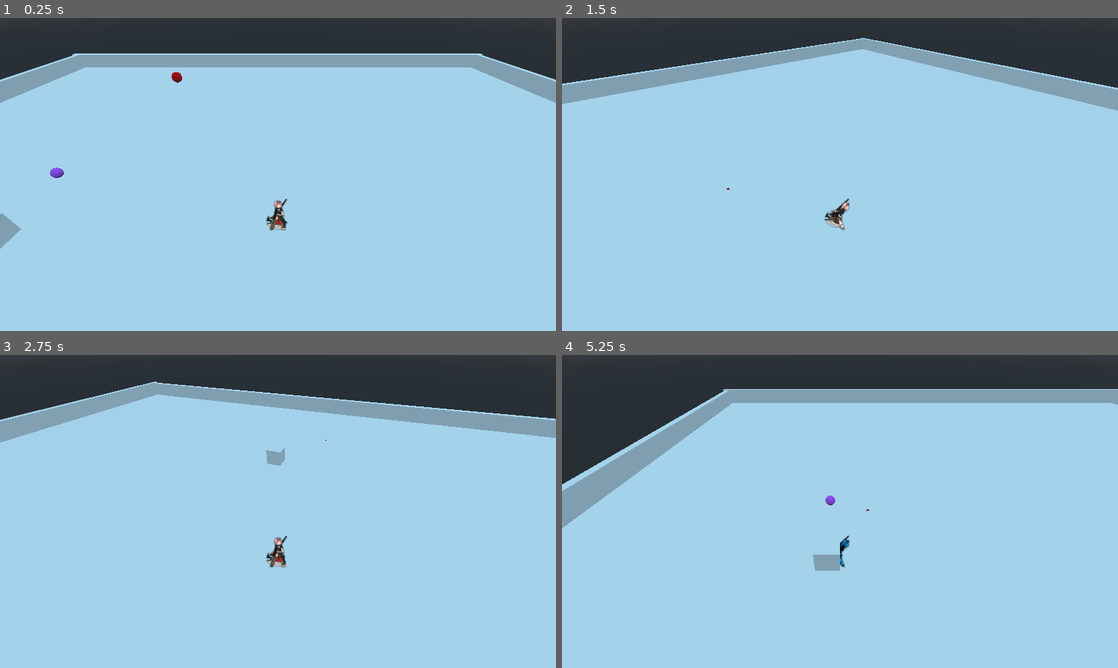
Above: before the commit, frames 1-4 (two rows, left to right).
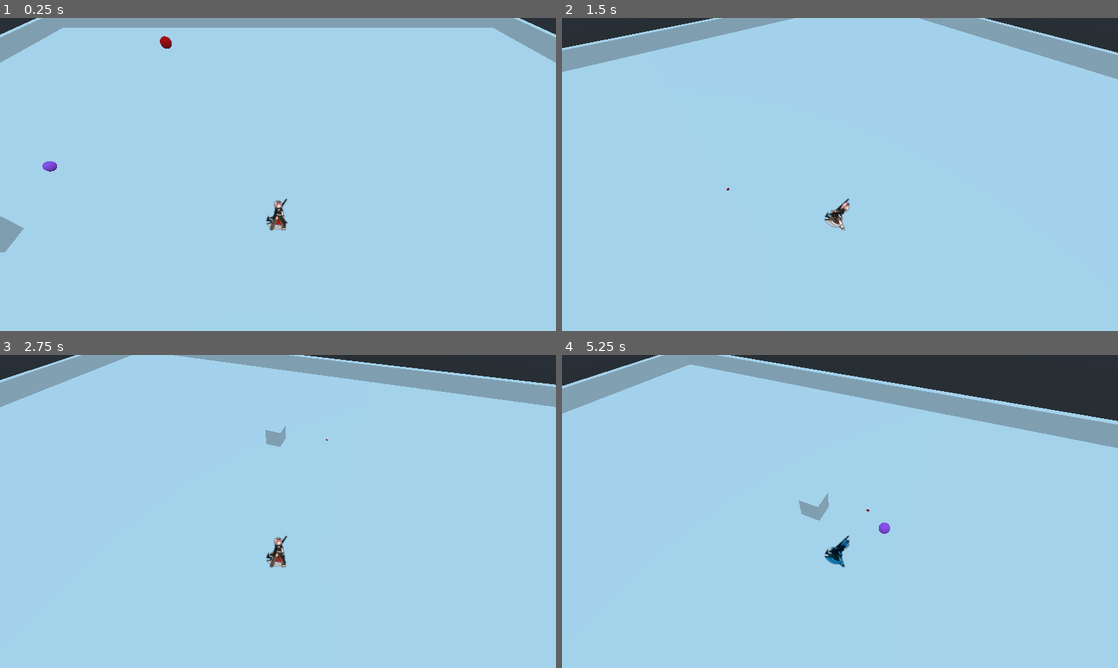
Above: after the commit, the same moments.

Repository: jeyao14/ProjectAeronautica
Game: Godot game, scene res://World/Spatial.tscn
Same seed, same stepped clock (60 frames per second), same inputs: the game is played once before the commit and once after it.
Inputs (mouse positions are in pixels of both pictures, inside the frame that each line leads up to):
- Up to frame 1 (0.25 s): no input
- Up to frame 2 (1.5 s): move the mouse to (962, 158) at 0.52 s; hold E (c_rotate_right) 0.53-1.28 s; tap Shift (dodgeroll) at 0.6 s; move the mouse to (728, 190) at 1.27 s; hold S (move_back) from 1.28 s (still down); click (728, 190) at 1.35 s
- Up to frame 3 (2.75 s): move the mouse to (333, 442) at 2.02 s; release S (move_back) at 2.03 s; hold E (c_rotate_right) from 2.03 s (still down); tap 1 (swap_character_1) at 2.1 s
- Up to frame 4 (5.25 s): move the mouse to (812, 574) at 2.77 s; release E (c_rotate_right) at 2.78 s; hold W (move_forward) 2.78-3.53 s; tap 2 (swap_character_2) at 2.85 s; move the mouse to (1006, 558) at 3.52 s; hold Q (c_rotate_left) 3.53-5.03 s; tap 3 (swap_character_3) at 3.6 s; tap Z (reset_camera, bound only after the commit) at 4.15 s; move the mouse to (673, 464) at 4.27 s; tap Space (use_ability) at 4.35 s; move the mouse to (867, 511) at 5.02 s; hold S (move_back) from 5.03 s (still down); tap Ctrl (use_ult) at 5.1 s

The runs differ from the first frame. In frame 1, 17% of the frame differs, in the area x 0-100%, y 0-75%; in frame 2, 16%; in frame 3, 17%; in frame 4, 17%, in the area x 0-100%, y 0-69%.

Commit message:
implemented reset camera functionality

Diff:
--- a/src/Characters/Shared/CameraRotate.gd
+++ b/src/Characters/Shared/CameraRotate.gd
@@ -3,6 +3,10 @@
 
 export var rotate_speed = 5
 onready var CAMERABOOM = $CameraBoom
+onready var TWEEN = $Tween
+export var enable_cardinal = false;
+
+var reset = false;
 
 # Called when the node enters the scene tree for the first time.
 func _ready():
@@ -17,8 +21,43 @@
 		pass
 	pass
 
+func reset_camera(delta):
+	var current_rot = CAMERABOOM.rotation_degrees
+
+	if (Input.is_action_just_pressed("reset_camera") && enable_cardinal == true):
+		reset = true;
+		var nearest_cardinal = find_nearest_cardinal(current_rot.y);
+		TWEEN.interpolate_property(CAMERABOOM, "rotation_degrees", current_rot, Vector3(current_rot.x,nearest_cardinal,current_rot.z), 0.2, Tween.TRANS_EXPO, Tween.EASE_IN_OUT)
+		TWEEN.start();
+		yield(TWEEN, "tween_completed")
+		reset = false;
+#		CAMERABOOM.rotation.y = lerp_angle(current_rot, 0, delta*10)
+	if (Input.is_action_just_pressed("reset_camera") && enable_cardinal == false):
+		reset = true;
+		TWEEN.interpolate_property(CAMERABOOM, "rotation_degrees", current_rot, Vector3(current_rot.x,0,current_rot.z), 0.2, Tween.TRANS_EXPO, Tween.EASE_IN_OUT)
+		TWEEN.start();
+		yield(TWEEN, "tween_completed")
+		reset = false;
+	pass
+
+func find_nearest_cardinal(rotation):
+	if (rotation < 45 && rotation >= -45):
+		rotation = 0;
+	if (rotation >= 45 && rotation < 135):
+		rotation = 90;
+	if (rotation >= 135):
+		rotation = 180;
+	if( rotation < -135):
+		rotation = -180;
+	if (rotation >= -135 && rotation < -45):
+		rotation = -90;
+
+	return rotation;
+
 func _physics_process(delta):
-	rotate_camera(delta)
+	if(!reset):
+		rotate_camera(delta)
+		reset_camera(delta)
 	pass
 # Called every frame. 'delta' is the elapsed time since the previous frame.
 #func _process(delta):
--- a/src/Characters/Shared/CameraRotate.tscn
+++ b/src/Characters/Shared/CameraRotate.tscn
@@ -6,7 +6,7 @@
 script = ExtResource( 1 )
 
 [node name="CameraBoom" type="Position3D" parent="."]
-transform = Transform( 1, 0, 0, 0, 0.422618, 0.906308, 0, -0.906308, 0.422618, 0, 0, 0 )
+transform = Transform( 1, 0, 0, 0, 0.258819, 0.965926, 0, -0.965926, 0.258819, 0, 0, 0 )
 
 [node name="Camera" type="Camera" parent="CameraBoom"]
 transform = Transform( 1, 0, 0, 0, 0.857248, -0.514903, 0, 0.514903, 0.857248, 0, -4.59472, 8.0317 )
@@ -14,3 +14,5 @@
 
 [node name="RayCast" type="RayCast" parent="CameraBoom/Camera"]
 enabled = true
+
+[node name="Tween" type="Tween" parent="."]
--- a/src/World/Spatial.tscn
+++ b/src/World/Spatial.tscn
@@ -22,7 +22,6 @@
 transform = Transform( 50, 0, 0, 0, 1, 0, 0, 0, 50, 0, -1.3434, 0 )
 mesh = SubResource( 3 )
 skeleton = NodePath("../../..")
-material/0 = null
 
 [node name="HitBox" type="CollisionShape" parent="Arena/Arena"]
 transform = Transform( 50, 0, 0, 0, 1.26163, 0, 0, 0, 50, 0, -1.80366, 0 )
@@ -36,7 +35,6 @@
 transform = Transform( 50, 0, 0, 0, 2.4767, 0, 0, 0, 0.57708, 0, 0, 0 )
 mesh = SubResource( 3 )
 skeleton = NodePath("../../..")
-material/0 = null
 
 [node name="CollisionShape" type="CollisionShape" parent="Arena/Spatial"]
 transform = Transform( 50, 0, 0, 0, 2.5, 0, 0, 0, 1, 0, 0, 0 )
@@ -50,7 +48,6 @@
 transform = Transform( 50, 0, 0, 0, 2.4767, 0, 0, 0, 0.57708, 0, 0, 0 )
 mesh = SubResource( 3 )
 skeleton = NodePath("../../..")
-material/0 = null
 
 [node name="CollisionShape" type="CollisionShape" parent="Arena/Spatial2"]
 transform = Transform( 50, 0, 0, 0, 2.5, 0, 0, 0, 1, 0, 0, 0 )
@@ -64,7 +61,6 @@
 transform = Transform( 50, 0, 0, 0, 2.4767, 0, 0, 0, 0.57708, 0, 0, 0 )
 mesh = SubResource( 3 )
 skeleton = NodePath("../../..")
-material/0 = null
 
 [node name="CollisionShape" type="CollisionShape" parent="Arena/Spatial3"]
 transform = Transform( 50, 0, 0, 0, 2.5, 0, 0, 0, 1, 0, 0, 0 )
@@ -78,7 +74,6 @@
 transform = Transform( 50, 0, 0, 0, 2.4767, 0, 0, 0, 0.57708, 0, 0, 0 )
 mesh = SubResource( 3 )
 skeleton = NodePath("../../..")
-material/0 = null
 
 [node name="CollisionShape" type="CollisionShape" parent="Arena/Spatial4"]
 transform = Transform( 50, 0, 0, 0, 2.5, 0, 0, 0, 1, 0, 0, 0 )
--- a/src/project.godot
+++ b/src/project.godot
@@ -110,6 +110,16 @@
 "events": [ Object(InputEventKey,"resource_local_to_scene":false,"resource_name":"","device":0,"alt":false,"shift":false,"control":false,"meta":false,"command":false,"pressed":false,"scancode":16777238,"physical_scancode":0,"unicode":0,"echo":false,"script":null)
  ]
 }
+testinput={
+"deadzone": 0.5,
+"events": [ Object(InputEventKey,"resource_local_to_scene":false,"resource_name":"","device":0,"alt":false,"shift":false,"control":false,"meta":false,"command":false,"pressed":false,"scancode":75,"physical_scancode":0,"unicode":0,"echo":false,"script":null)
+ ]
+}
+reset_camera={
+"deadzone": 0.5,
+"events": [ Object(InputEventKey,"resource_local_to_scene":false,"resource_name":"","device":0,"alt":false,"shift":false,"control":false,"meta":false,"command":false,"pressed":false,"scancode":90,"physical_scancode":0,"unicode":0,"echo":false,"script":null)
+ ]
+}
 
 [layer_names]
 
